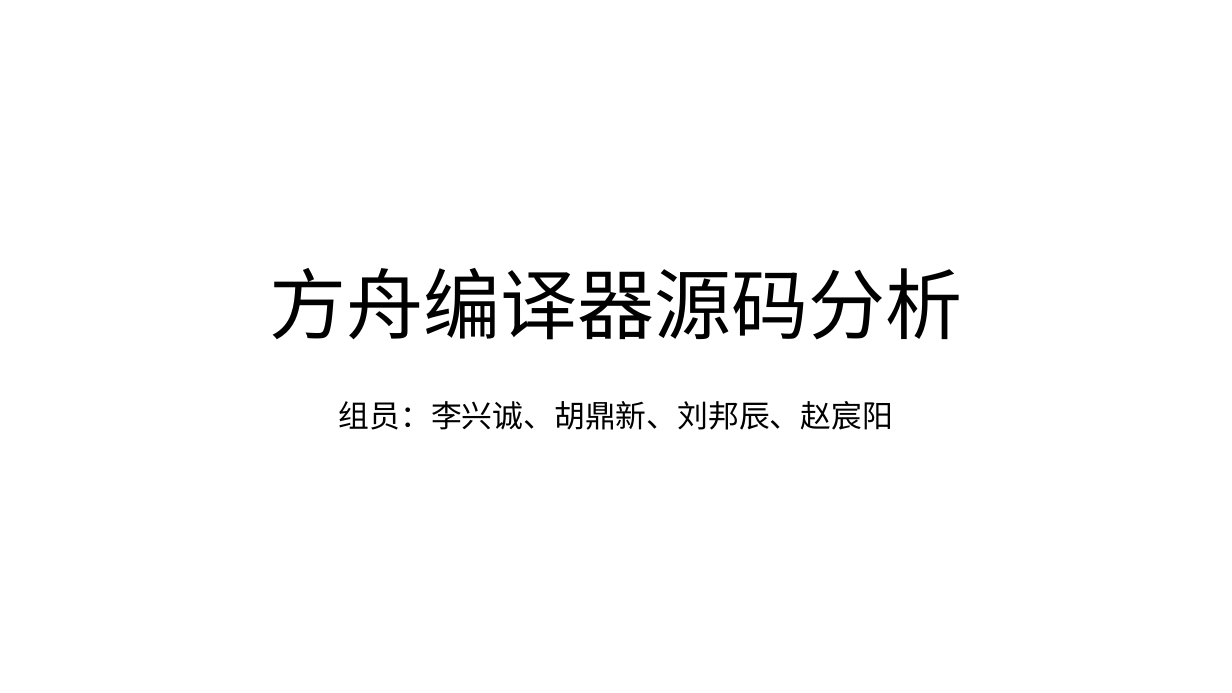
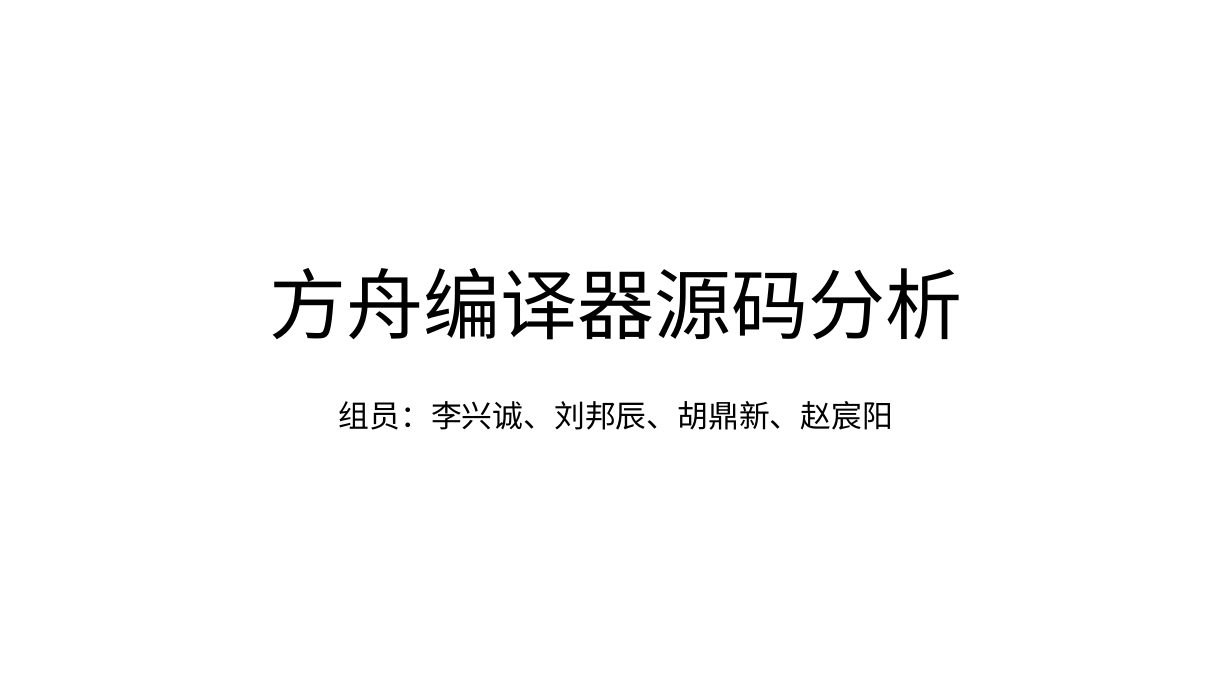
Before and after one commit to bupt-juniorTeam/OpenArkCompiler, a slide deck: slide 1 of 方舟编译器源码分析初稿.pptx. Drawn at 1232x693 pixels with LibreOffice and Linux fonts; fonts in the diff are those of the drawing. Boxes give left, top, right and bottom in pixels: in the first picture for what was removed or moved away, otherwise in the second. Text is boxed around its words. In the diff, an @@ line names an element or a change of style, - is before the commit and + after.

```diff
--- a/方舟编译器源码分析初稿.pptx
+++ b/方舟编译器源码分析初稿.pptx
@@ subtitle at (339, 401, 893, 430): text changed @@
-组员：李兴诚、胡鼎新、刘邦辰、赵宸阳
+组员：李兴诚、刘邦辰、胡鼎新、赵宸阳
```
Also in this commit, not shown: 5 other slides changed, 2 slides removed.
